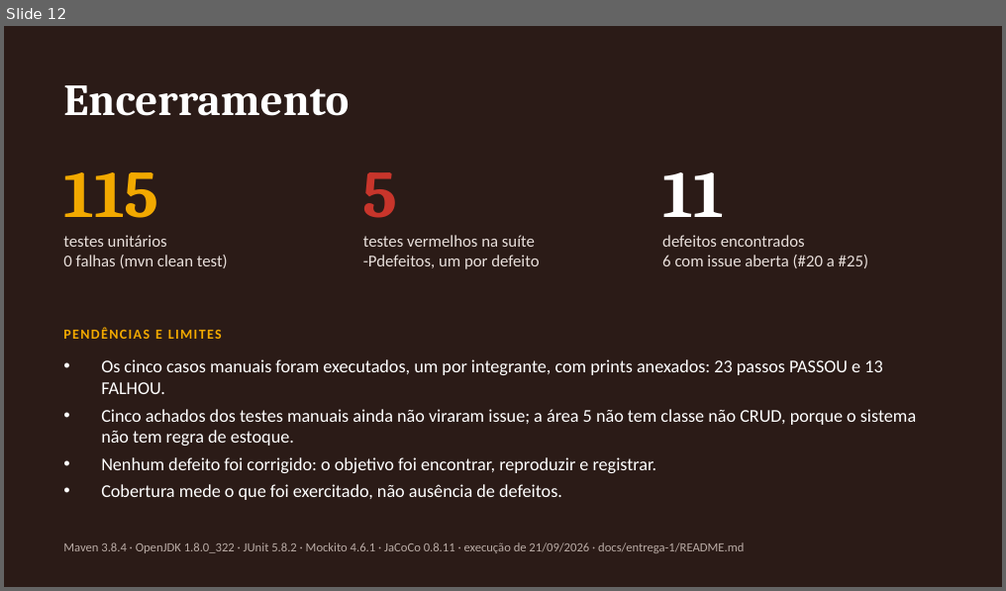
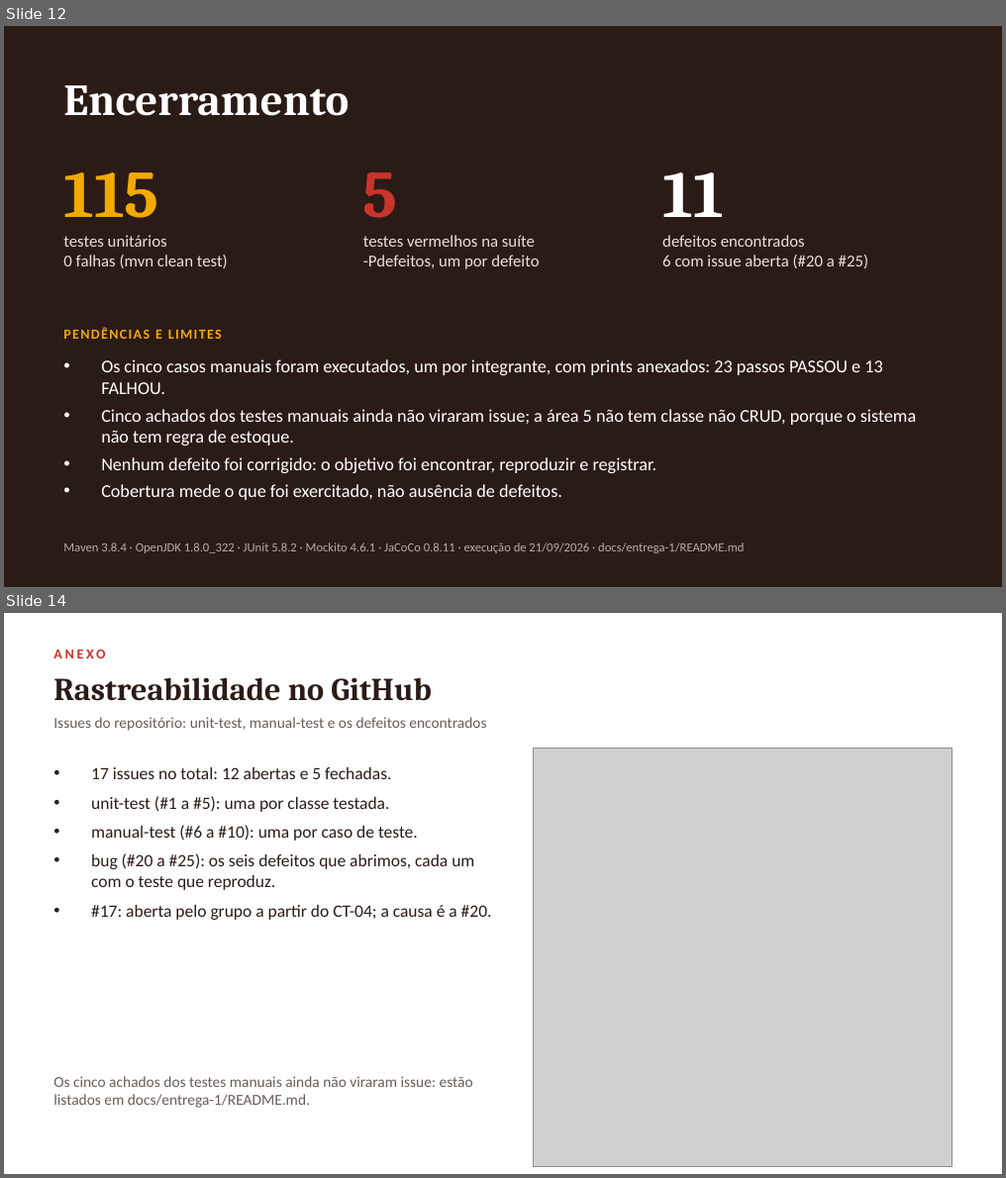
Before and after one commit to vini-pinheiro/trabalho-qualidade-e-teste-de-software, a slide deck: docs/entrega-1/apresentacao/apresentacao-entrega-1.pptx. Shown one above the other, each under a label of ours: slide 12 before the commit, slides 12 and 14 after it; the slides between them are not shown. The pictures are 1006x591 and 1006x1178 pixels, drawn with LibreOffice and Linux fonts; fonts in the diff are those of the drawing; grey boxes stand for pictures. Boxes give left, top, right and bottom in pixels: in the first picture for what was removed or moved away, otherwise in the second. Text is boxed around its words. In the diff, an @@ line names an element or a change of style, - is before the commit and + after.

Commit message:
docs: anexos da apresentação com as evidências da entrega
- cinco slides de anexo: estrutura no repositório, issues, casos manuais e execução das suítes
- capturas do GitHub, cabeçalho de cada caso de teste e saída real do Maven em apresentacao/anexos
- prévias do README atualizadas para os 17 slides

```diff
--- a/docs/entrega-1/apresentacao/apresentacao-entrega-1.pptx
+++ b/docs/entrega-1/apresentacao/apresentacao-entrega-1.pptx
@@ slide 14 added at (4,613,1002,1174), background #FFFFFF @@
@@ text added at (54,650,105,659), 10 pt, text #C8352B, bold @@
+ANEXO
@@ text added at (54,677,432,701), 23 pt, text #2B1B17, bold @@
+Rastreabilidade no GitHub
@@ text added at (54,717,486,731), 11 pt, text #6B5B55 @@
+Issues do repositório: unit-test, manual-test e os defeitos encontrados
@@ picture added at (533,748,952,1166) @@
@@ text added at (91,767,492,920), 12.5 pt, text #2B1B17 @@
+• 17 issues no total: 12 abertas e 5 fechadas.
+• unit-test (#1 a #5): uma por classe testada.
+• manual-test (#6 a #10): uma por caso de teste.
+• bug (#20 a #25): os seis defeitos que abrimos, cada um com o teste que reproduz.
+• #17: aberta pelo grupo a partir do CT-04; a causa é a #20.
@@ text added at (54,1076,473,1108), 11 pt, text #6B5B55 @@
+Os cinco achados dos testes manuais ainda não viraram issue: estão listados em docs/entrega-1/README.md.
```
Also in this commit, not shown: 4 other slides added, 15 other files.
